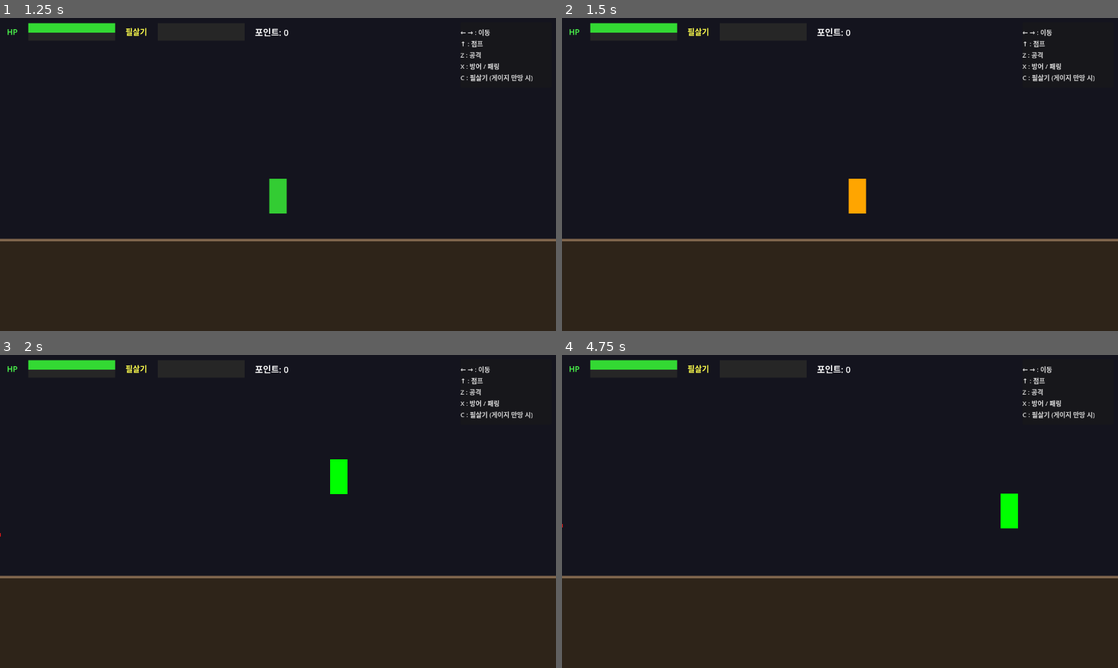
Above: before the commit, frames 1-4 (two rows, left to right).
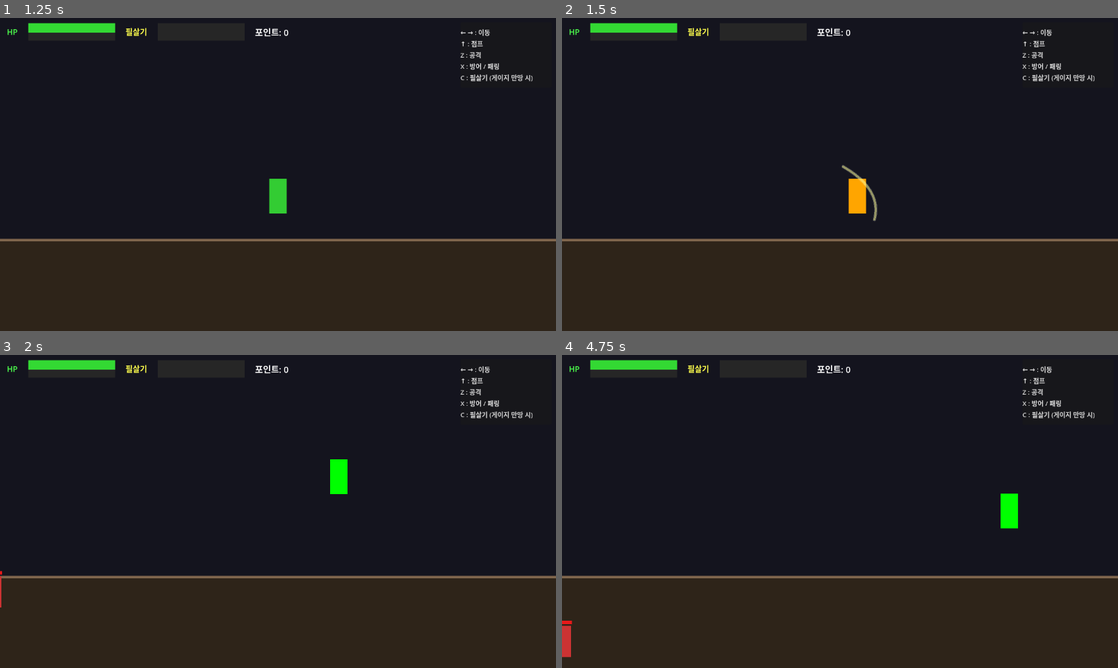
Above: after the commit, the same moments.

Repository: jinsik525-cmyk/my-godot-game
Game: Godot game, scene res://Title.tscn
Two runs of this game, one before a commit and one after it. Both use one fixed random seed, a clock stepped at 60 frames per second and the inputs below.
Inputs:
- Up to frame 1 (1.25 s): click "게임 시작" at 0.5 s
- Up to frame 2 (1.5 s): tap Enter at 1.25 s; hold Right (move_right) from 1.28 s (still down); tap Z (attack) at 1.35 s
- Up to frame 3 (2 s): keep holding Right (move_right); tap Up (jump) at 1.52 s; tap X (guard) at 1.55 s
- Up to frame 4 (4.75 s): tap X (guard) at 2.1, 3.8, 4.35 s; tap Up (jump) at 2.27, 3.77, 4.52 s; tap C (special) at 2.3, 2.85, 4.55 s; release Right (move_right) at 2.78 s; hold Left (move_left) 2.78-3.53 s; tap Z (attack) at 3.05, 3.6 s; hold Right (move_right) from 3.53 s (still down)

Frame 1 is identical in both runs. In frame 2, 0.1% of the frame differs, in the area x 50-57%, y 46-65%; in frame 3, less than 0.1%; in frame 4, 0.2%, in the area x 0-2%, y 54-97%.

Commit message:
슬래시 이펙트 및 적 AI 개선

Diff:
--- /dev/null
+++ b/Effects.gd
@@ -0,0 +1,132 @@
+extends Node
+## 모든 전투 이펙트를 Line2D / Polygon2D로 코드 생성 (외부 이미지 없음)
+
+# ── 플레이어 공격 슬래시 ─────────────────────────────────────────────────────
+func spawn_slash(world_pos: Vector2, dir: int,
+		color: Color = Color(1.0, 1.0, 0.55, 1.0)) -> void:
+	var node := Node2D.new()
+	node.global_position = world_pos
+	node.z_index = 10
+	_add_to_scene(node)
+
+	var line := Line2D.new()
+	line.width = 5.0
+	line.default_color = color
+	line.begin_cap_mode = Line2D.LINE_CAP_ROUND
+	line.end_cap_mode   = Line2D.LINE_CAP_ROUND
+	line.points = _make_slash_points(dir)
+	node.add_child(line)
+
+	# 테두리(외곽선) 효과를 위한 얇은 흰색 레이어
+	var outline := Line2D.new()
+	outline.width = 8.0
+	outline.default_color = Color(1.0, 1.0, 1.0, 0.35)
+	outline.begin_cap_mode = Line2D.LINE_CAP_ROUND
+	outline.end_cap_mode   = Line2D.LINE_CAP_ROUND
+	outline.points = line.points
+	node.add_child(outline)
+	node.move_child(outline, 0)   # 아래 레이어
+
+	_fade_and_free(node, 0.25)
+
+func _make_slash_points(dir: int) -> PackedVector2Array:
+	# 2차 베지어 곡선으로 자연스러운 호형 슬래시
+	var pts := PackedVector2Array()
+	var p0 := Vector2(-26.0 * dir, -68.0)
+	var p1 := Vector2( 64.0 * dir, -16.0)
+	var p2 := Vector2( 46.0 * dir,  54.0)
+	for i in range(13):
+		var t := float(i) / 12.0
+		var a := p0.lerp(p1, t)
+		var b := p1.lerp(p2, t)
+		pts.append(a.lerp(b, t))
+	return pts
+
+# ── 패링 성공 섬광 ──────────────────────────────────────────────────────────
+func spawn_parry_flash(world_pos: Vector2) -> void:
+	var node := Node2D.new()
+	node.global_position = world_pos
+	node.z_index = 10
+	_add_to_scene(node)
+
+	# 8방향 방사선
+	for i in range(8):
+		var line := Line2D.new()
+		line.width = 3.0
+		line.default_color = Color(0.5, 0.9, 1.0, 1.0)
+		var ang := deg_to_rad(i * 45.0)
+		var pts := PackedVector2Array()
+		pts.append(Vector2.ZERO)
+		pts.append(Vector2(cos(ang), sin(ang)) * 62.0)
+		line.points = pts
+		node.add_child(line)
+
+	# 중심 다이아몬드
+	var poly := Polygon2D.new()
+	poly.color = Color(0.85, 1.0, 1.0, 1.0)
+	poly.polygon = PackedVector2Array([
+		Vector2(0, -22), Vector2(15, 0), Vector2(0, 22), Vector2(-15, 0)
+	])
+	node.add_child(poly)
+
+	# 외곽 링 (큰 다이아몬드)
+	var ring := Line2D.new()
+	ring.width = 2.5
+	ring.default_color = Color(0.7, 0.95, 1.0, 0.8)
+	ring.closed = true
+	ring.points = PackedVector2Array([
+		Vector2(0, -32), Vector2(22, 0), Vector2(0, 32), Vector2(-22, 0)
+	])
+	node.add_child(ring)
+
+	node.scale = Vector2(0.25, 0.25)
+	var tw := node.create_tween()
+	tw.tween_property(node, "scale", Vector2(1.6, 1.6), 0.12)
+	tw.parallel().tween_property(node, "modulate:a", 0.0, 0.30)
+	tw.tween_callback(node.queue_free)
+
+# ── 필살기 파동 (좌우 동시 발사) ──────────────────────────────────────────
+func spawn_special_wave(world_pos: Vector2) -> void:
+	for d in [1, -1]:
+		_spawn_wave_unit(world_pos, d)
+
+func _spawn_wave_unit(origin: Vector2, dir: int) -> void:
+	var node := Node2D.new()
+	node.global_position = origin
+	node.z_index = 10
+	_add_to_scene(node)
+
+	# 3줄 파동선
+	var offsets := [-22.0, 0.0, 22.0]
+	for idx in range(offsets.size()):
+		var oy: float = offsets[idx]
+		var line := Line2D.new()
+		line.width = 3.5 - idx * 0.5
+		line.default_color = Color(0.85, 0.95, 1.0, 1.0)
+		line.begin_cap_mode = Line2D.LINE_CAP_ROUND
+		line.end_cap_mode   = Line2D.LINE_CAP_ROUND
+		var pts := PackedVector2Array()
+		pts.append(Vector2(0.0,        oy))
+		pts.append(Vector2(45.0 * dir, oy - 12.0))
+		pts.append(Vector2(85.0 * dir, oy +  6.0))
+		line.points = pts
+		node.add_child(line)
+
+	var target_x := node.position.x + 440.0 * dir
+	var tw := node.create_tween()
+	tw.tween_property(node, "position:x", target_x, 0.32)
+	tw.parallel().tween_property(node, "modulate:a", 0.0, 0.32)
+	tw.tween_callback(node.queue_free)
+
+# ── 적 슬래시 (주황-빨) ────────────────────────────────────────────────────
+func spawn_enemy_slash(world_pos: Vector2, dir: int) -> void:
+	spawn_slash(world_pos, dir, Color(1.0, 0.36, 0.16, 1.0))
+
+# ── 유틸 ─────────────────────────────────────────────────────────────────────
+func _add_to_scene(node: Node2D) -> void:
+	get_tree().current_scene.add_child(node)
+
+func _fade_and_free(node: Node2D, duration: float) -> void:
+	var tw := node.create_tween()
+	tw.tween_property(node, "modulate:a", 0.0, duration)
+	tw.tween_callback(node.queue_free)
--- a/Enemy.gd
+++ b/Enemy.gd
@@ -2,79 +2,130 @@
 
 signal enemy_died(enemy)
 
-const BASE_SPEED := 80.0
-const ATTACK_RANGE := 55.0
-const ATTACK_DAMAGE := 15
-const ATTACK_INTERVAL := 1.5
-const MAX_HEALTH := 50
+const BASE_SPEED      := 80.0
+const ATTACK_RANGE    := 62.0
+const ATTACK_DAMAGE   := 15
+const ATTACK_DURATION := 0.25   # 공격 모션 지속 (이 시간 동안 멈춤)
+const ATTACK_COOLDOWN := 1.05   # 공격 후 이동 재개까지 대기
+const MAX_HEALTH      := 50
+const GRAVITY         := 900.0
 
-var health: int = MAX_HEALTH
-var speed: float = BASE_SPEED
-var attack_timer: float = 0.0
-var is_dead := false
-var player: Node2D = null
+enum State { MOVING, ATTACKING, COOLDOWN }
 
-@onready var sprite: ColorRect = $Sprite
-@onready var hp_bar: ColorRect = $HPBar
-@onready var hp_fill: ColorRect = $HPBar/HPFill
+var health:      int   = MAX_HEALTH
+var speed:       float = BASE_SPEED
+var state:       State = State.MOVING
+var state_timer: float = 0.0
+var is_dead:     bool  = false
+var player:      Node2D = null
+var facing_dir:  int   = 1      # 1 = 오른쪽, -1 = 왼쪽
+
+@onready var sprite:   ColorRect = $Sprite
+@onready var hp_fill:  ColorRect = $HPBar/HPFill
 
 func _ready() -> void:
 	add_to_group("enemies")
-	attack_timer = randf_range(0.5, ATTACK_INTERVAL)
 
 func init(p_player: Node2D, p_speed_multiplier: float) -> void:
 	player = p_player
-	speed = BASE_SPEED * p_speed_multiplier
+	speed  = BASE_SPEED * p_speed_multiplier
+	# 스폰 위치로 플레이어 방향 초기 설정
+	if player != null:
+		facing_dir = 1 if player.global_position.x > global_position.x else -1
 
+# ── 물리 루프 ─────────────────────────────────────────────────────────────────
 func _physics_process(delta: float) -> void:
 	if is_dead or player == null:
 		return
 
+	# 중력 (낙하) 적용
+	if not is_on_floor():
+		velocity.y += GRAVITY * delta
+
+	match state:
+		State.MOVING:    _state_moving()
+		State.ATTACKING: _state_attacking(delta)
+		State.COOLDOWN:  _state_cooldown(delta)
+
+	move_and_slide()
+
+# ── 상태: 이동 ───────────────────────────────────────────────────────────────
+func _state_moving() -> void:
+	# 매 프레임 플레이어 방향 재계산 (X축 이동만)
+	var dx   := player.global_position.x - global_position.x
 	var dist := global_position.distance_to(player.global_position)
 
-	if dist > ATTACK_RANGE:
-		# 플레이어 방향으로 이동
-		var dir := (player.global_position - global_position).normalized()
-		velocity = dir * speed
-		move_and_slide()
+	if dist <= ATTACK_RANGE:
+		# 공격 범위 진입 → 공격 상태로 전환
+		velocity.x = 0.0
+		_enter_attack()
 	else:
-		velocity = Vector2.ZERO
-		attack_timer -= delta
-		if attack_timer <= 0.0:
-			attack_timer = ATTACK_INTERVAL
-			_attack_player()
+		facing_dir = 1 if dx > 0.0 else -1
+		velocity.x = facing_dir * speed
 
-func _attack_player() -> void:
+# ── 상태: 공격 ───────────────────────────────────────────────────────────────
+func _enter_attack() -> void:
+	state       = State.ATTACKING
+	state_timer = ATTACK_DURATION
+	_do_attack()
+
+func _state_attacking(delta: float) -> void:
+	velocity.x = 0.0
+	state_timer -= delta
+	if state_timer <= 0.0:
+		state       = State.COOLDOWN
+		state_timer = ATTACK_COOLDOWN
+
+func _do_attack() -> void:
+	if is_dead:
+		return
 	if player.has_method("take_damage"):
 		player.take_damage(ATTACK_DAMAGE, global_position)
-	# 공격 이펙트
+
+	# 슬래시 이펙트 (플레이어 방향)
+	var eff_dir := 1 if (player.global_position.x - global_position.x) >= 0.0 else -1
+	Effects.spawn_enemy_slash(
+		global_position + Vector2(eff_dir * 28.0, -36.0),
+		eff_dir
+	)
+
+	# 공격 색 플래시
 	sprite.color = Color.RED
 	await get_tree().create_timer(0.15).timeout
-	if not is_dead:
+	if is_instance_valid(self) and not is_dead:
 		sprite.color = Color.ORANGE_RED
 
+# ── 상태: 쿨타임 ─────────────────────────────────────────────────────────────
+func _state_cooldown(delta: float) -> void:
+	velocity.x = 0.0
+	state_timer -= delta
+	if state_timer <= 0.0:
+		state = State.MOVING
+
+# ── 피격 ─────────────────────────────────────────────────────────────────────
 func take_damage(amount: int) -> void:
 	if is_dead:
 		return
 	health -= amount
-	health = max(health, 0)
+	health  = max(health, 0)
 	_update_hp_bar()
 
 	sprite.color = Color.WHITE
-	await get_tree().create_timer(0.1).timeout
-	if not is_dead:
+	await get_tree().create_timer(0.10).timeout
+	if is_instance_valid(self) and not is_dead:
 		sprite.color = Color.ORANGE_RED
 
 	if health <= 0:
 		_die()
 
 func _update_hp_bar() -> void:
-	var ratio := float(health) / float(MAX_HEALTH)
-	hp_fill.size.x = 40.0 * ratio
+	hp_fill.size.x = 40.0 * (float(health) / float(MAX_HEALTH))
 
+# ── 사망 ─────────────────────────────────────────────────────────────────────
 func _die() -> void:
-	is_dead = true
+	is_dead    = true
 	sprite.color = Color.GRAY
 	emit_signal("enemy_died", self)
-	await get_tree().create_timer(0.3).timeout
-	queue_free()
+	await get_tree().create_timer(0.30).timeout
+	if is_instance_valid(self):
+		queue_free()
--- a/Player.gd
+++ b/Player.gd
@@ -4,41 +4,40 @@
 signal special_gauge_changed(current, maximum)
 signal player_died
 
-const MAX_HEALTH := 100
-const MAX_SPECIAL := 100
-const MOVE_SPEED := 200.0
-const ATTACK_RANGE := 120.0
+const MAX_HEALTH    := 100
+const MAX_SPECIAL   := 100
+const MOVE_SPEED    := 200.0
 const ATTACK_DAMAGE := 25
 const SPECIAL_DAMAGE := 40
-const PARRY_WINDOW := 0.25        # 패링 판정 시간(초)
-const PARRY_GAIN := 30            # 패링 성공 시 게이지 증가량
+const PARRY_WINDOW  := 0.25     # 패링 판정 시간(초)
+const PARRY_GAIN    := 30       # 패링 성공 시 게이지 증가량
 const ATTACK_COOLDOWN := 0.4
-const SPECIAL_PER_KILL := 8       # 적 처치 시 게이지 증가
-const GRAVITY := 900.0            # 중력 가속도 (px/s²)
-const JUMP_VELOCITY := -480.0     # 점프 초기 속도 (위 방향 = 음수)
+const SPECIAL_PER_KILL := 8    # 적 처치 시 게이지 증가
+const GRAVITY       := 900.0   # 중력 가속도 (px/s²)
+const JUMP_VELOCITY := -480.0  # 점프 초기 속도
 
 var health: int = MAX_HEALTH
 var special_gauge: int = 0
 var is_attacking := false
-var is_guarding := false
-var is_parrying := false
-var is_dead := false
+var is_guarding  := false
+var is_parrying  := false
+var is_dead      := false
 var attack_timer := 0.0
-var parry_timer := 0.0
+var parry_timer  := 0.0
+var facing_dir: int = 1        # 1 = 오른쪽, -1 = 왼쪽
 
-@onready var sprite: ColorRect = $Sprite
-@onready var attack_area: Area2D = $AttackArea
-@onready var hitbox: Area2D = $Hitbox
+@onready var sprite:      ColorRect = $Sprite
+@onready var attack_area: Area2D    = $AttackArea
+@onready var hitbox:      Area2D    = $Hitbox
 
 func _ready() -> void:
-	emit_signal("health_changed", health, MAX_HEALTH)
-	emit_signal("special_gauge_changed", special_gauge, MAX_SPECIAL)
+	emit_signal("health_changed",        health,         MAX_HEALTH)
+	emit_signal("special_gauge_changed", special_gauge,  MAX_SPECIAL)
 
 func _physics_process(delta: float) -> void:
 	if is_dead:
 		return
 
-	# 중력 적용 (바닥에 있을 때는 누적되지 않도록 is_on_floor 확인)
 	if not is_on_floor():
 		velocity.y += GRAVITY * delta
 
@@ -61,9 +60,11 @@
 				_update_sprite_color()
 
 func _handle_input() -> void:
-	# 이동
+	# 이동 & facing 방향 갱신
 	var dir := Input.get_axis("move_left", "move_right")
 	velocity.x = dir * MOVE_SPEED
+	if dir != 0.0:
+		facing_dir = 1 if dir > 0.0 else -1
 
 	# 점프 (바닥에 있을 때만)
 	if Input.is_action_just_pressed("jump") and is_on_floor():
@@ -83,12 +84,19 @@
 	if Input.is_action_just_pressed("special") and special_gauge >= MAX_SPECIAL:
 		_do_special()
 
+# ── 공격 ─────────────────────────────────────────────────────────────────────
 func _do_attack() -> void:
 	is_attacking = true
 	attack_timer = ATTACK_COOLDOWN
 	_update_sprite_color()
 
-	# AttackArea 안의 적을 찾아 가장 가까운 적 공격
+	# 슬래시 이펙트 (facing 방향)
+	Effects.spawn_slash(
+		global_position + Vector2(facing_dir * 20.0, -40.0),
+		facing_dir
+	)
+
+	# 가장 가까운 적에게 데미지
 	var bodies := attack_area.get_overlapping_bodies()
 	var closest: Node2D = null
 	var closest_dist := INF
@@ -101,6 +109,7 @@
 	if closest and closest.has_method("take_damage"):
 		closest.take_damage(ATTACK_DAMAGE)
 
+# ── 방어/패링 ─────────────────────────────────────────────────────────────────
 func _start_guard() -> void:
 	is_guarding = true
 	is_parrying = true
@@ -113,22 +122,25 @@
 	parry_timer = 0.0
 	_update_sprite_color()
 
+# ── 필살기 ───────────────────────────────────────────────────────────────────
 func _do_special() -> void:
 	special_gauge = 0
 	emit_signal("special_gauge_changed", special_gauge, MAX_SPECIAL)
-	_update_sprite_color()
 
-	# 화면 양쪽 모든 적에게 데미지
-	var enemies := get_tree().get_nodes_in_group("enemies")
-	for e in enemies:
+	# 검기 파동 이펙트 (좌우 동시)
+	Effects.spawn_special_wave(global_position + Vector2(0.0, -40.0))
+
+	# 화면 전체 적 데미지
+	for e in get_tree().get_nodes_in_group("enemies"):
 		if e.has_method("take_damage"):
 			e.take_damage(SPECIAL_DAMAGE)
 
-	# 필살기 이펙트(간단히 색 변경 후 복원)
+	# 스프라이트 플래시
 	sprite.color = Color.YELLOW
-	await get_tree().create_timer(0.3).timeout
+	await get_tree().create_timer(0.30).timeout
 	_update_sprite_color()
 
+# ── 피격 ─────────────────────────────────────────────────────────────────────
 func take_damage(amount: int, attacker_pos: Vector2) -> void:
 	if is_dead:
 		return
@@ -142,7 +154,6 @@
 	health = max(health, 0)
 	emit_signal("health_changed", health, MAX_HEALTH)
 
-	# 피격 시 빨간 깜빡임
 	sprite.color = Color.RED
 	await get_tree().create_timer(0.15).timeout
 	_update_sprite_color()
@@ -150,23 +161,30 @@
 	if health <= 0:
 		_die()
 
+# ── 패링 성공 ─────────────────────────────────────────────────────────────────
 func _on_parry_success() -> void:
 	special_gauge = min(special_gauge + PARRY_GAIN, MAX_SPECIAL)
 	emit_signal("special_gauge_changed", special_gauge, MAX_SPECIAL)
-	# 패링 성공 이펙트
+
+	# 섬광 이펙트
+	Effects.spawn_parry_flash(global_position + Vector2(0.0, -40.0))
+
 	sprite.color = Color.CYAN
-	await get_tree().create_timer(0.2).timeout
+	await get_tree().create_timer(0.20).timeout
 	_update_sprite_color()
 
+# ── 킬 게이지 ────────────────────────────────────────────────────────────────
 func add_special_on_kill() -> void:
 	special_gauge = min(special_gauge + SPECIAL_PER_KILL, MAX_SPECIAL)
 	emit_signal("special_gauge_changed", special_gauge, MAX_SPECIAL)
 
+# ── 사망 ─────────────────────────────────────────────────────────────────────
 func _die() -> void:
 	is_dead = true
 	sprite.color = Color.DARK_RED
 	emit_signal("player_died")
 
+# ── 스프라이트 상태 색 ────────────────────────────────────────────────────────
 func _update_sprite_color() -> void:
 	if is_dead:
 		sprite.color = Color.DARK_RED
--- a/project.godot
+++ b/project.godot
@@ -53,6 +53,10 @@
 ]
 }
 
+[autoload]
+
+Effects="*res://Effects.gd"
+
 [physics]
 
 3d/physics_engine="Jolt Physics"
Not shown, added: Title.gd.uid
Not shown: 1 places in Title.tscn that only renumber resources
